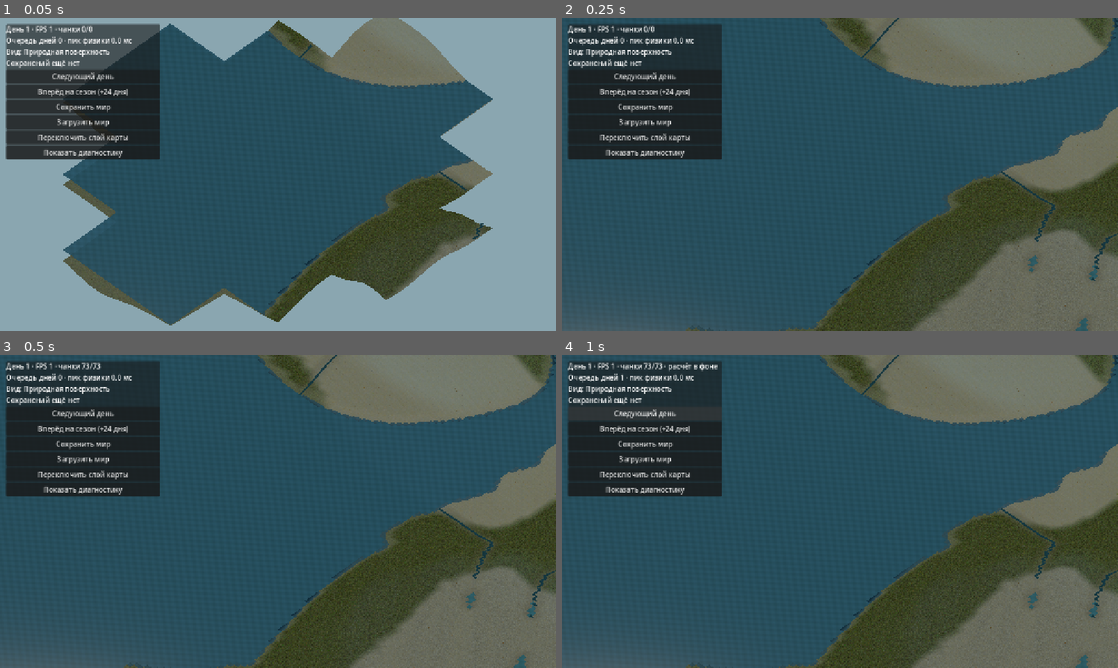
Above: before the commit, frames 1-4 (two rows, left to right).
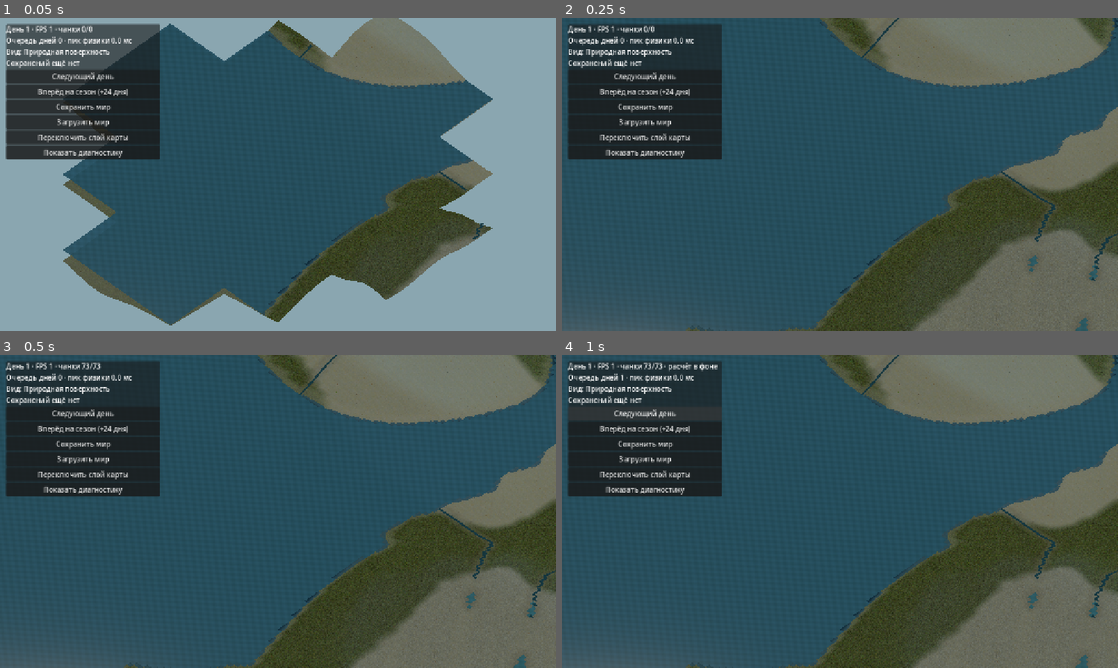
Above: after the commit, the same moments.

Repository: cyrox007/lands-and-ages
Game: Godot game, scene res://scenes/world.tscn
Same seed, same stepped clock (60 frames per second), same inputs: the game is played once before the commit and once after it.
Inputs:
- Up to frame 1 (0.05 s): no input
- Up to frame 2 (0.25 s): no input
- Up to frame 3 (0.5 s): no input
- Up to frame 4 (1 s): click "Следующий день" at 0.5 s

The runs differ from the first frame. In frame 1, 0.2% of the frame differs, in the area x 14-88%, y 1-98%; in frame 2, 0.5%, in the area x 46-100%, y 0-100%; in frame 3, 0.5%; in frame 4, 0.5%.

Commit message:
feat(world): этап 9.2 — макрофактура, мягкие переходы и нормали скал

Diff:
--- a/godot/scripts/world.gd
+++ b/godot/scripts/world.gd
@@ -191,6 +191,7 @@
 	_ground_material.set_shader_parameter("terrain_albedo", TerrainAlbedo)
 	_ground_material.set_shader_parameter("terrain_normal_roughness",
 		TerrainNormalRoughness)
+	_ground_material.set_shader_parameter("macro_strength", 1.0)
 	_debug_ground_material = StandardMaterial3D.new()
 	_debug_ground_material.vertex_color_use_as_albedo = true
 	_debug_ground_material.roughness = 1.0
@@ -408,6 +409,8 @@
 	var detail := _detail_for_zoom(_camera.size)
 	if _ground_material != null:
 		_ground_material.set_shader_parameter("detail_strength", detail)
+		# Дальние планы обходятся без дополнительного шума и изгиба UV.
+		_ground_material.set_shader_parameter("macro_strength", detail)
 	if _water_material != null:
 		_water_material.set_shader_parameter("ripple_strength", detail)
 
--- a/godot/shaders/natural_ground.gdshader
+++ b/godot/shaders/natural_ground.gdshader
@@ -1,16 +1,17 @@
 shader_type spatial;
 render_mode cull_disabled, diffuse_burley, specular_schlick_ggx;
 
-// Реальные фото-PBR карты хранятся в двух атласах из шести покрытий.
-// Маски смешивания приходят с общей физической вершины WorldMap.
+// Атласы CC0: по шесть PBR-покрытий. Веса берём из физической карты.
 uniform sampler2D terrain_albedo : source_color, filter_linear_mipmap_anisotropic, repeat_disable;
 uniform sampler2D terrain_normal_roughness : filter_linear_mipmap_anisotropic, repeat_disable;
 uniform float detail_strength : hint_range(0.0, 1.0) = 1.0;
+uniform float macro_strength : hint_range(0.0, 1.0) = 1.0;
 uniform float texture_density : hint_range(0.05, 2.0) = 0.35;
 
 varying vec3 ground_position;
 varying vec3 ground_world_normal;
 varying float ground_steepness;
+
 
 void vertex() {
 	ground_position = (MODEL_MATRIX * vec4(VERTEX, 1.0)).xyz;
@@ -18,87 +19,159 @@
 	ground_steepness = 1.0 - clamp(abs(NORMAL.y), 0.0, 1.0);
 }
 
+
 vec2 atlas_uv(vec2 world_uv, int material) {
-	// Тайлы 384px: 368px изображения и по 8px периодического бордюра.
+	// Берём только внутреннюю область с повторённым 8px бордюром.
 	vec2 tile = vec2(float(material % 3), float(material / 3));
 	vec2 local_uv = vec2(8.0 / 384.0) +
 		fract(world_uv * texture_density) * (368.0 / 384.0);
 	return (tile + local_uv) / vec2(3.0, 2.0);
 }
 
+
+float terrain_hash(vec2 cell) {
+	return fract(sin(dot(cell, vec2(127.1, 311.7))) * 43758.5453);
+}
+
+
+float terrain_noise(vec2 position) {
+	// Непрерывный шум в мировых координатах, независимый от чанка.
+	vec2 cell = floor(position);
+	vec2 blend = fract(position);
+	blend = blend * blend * (3.0 - 2.0 * blend);
+	float a = terrain_hash(cell);
+	float b = terrain_hash(cell + vec2(1.0, 0.0));
+	float c = terrain_hash(cell + vec2(0.0, 1.0));
+	float d = terrain_hash(cell + vec2(1.0, 1.0));
+	return mix(mix(a, b, blend.x), mix(c, d, blend.x), blend.y);
+}
+
+
+vec2 domain_warp(vec2 position, vec2 signal, float strength) {
+	// Сдвигаем координаты изображения плавно, а не случайно на границе тайла.
+	return position + (signal - vec2(0.5)) * (3.6 * strength);
+}
+
+
 void add_layer(int material, float influence, vec3 position, vec3 normal,
-		inout vec3 albedo_sum, inout vec3 packed_sum) {
+		inout vec3 albedo_sum, inout vec3 bump_sum,
+		inout float roughness_sum) {
 	if (influence < 0.008) {
 		return;
 	}
+
 	vec2 uv = atlas_uv(position.xz, material);
 	vec3 albedo = texture(terrain_albedo, uv).rgb;
 	vec3 packed = texture(terrain_normal_roughness, uv).rgb;
 
-	// Скалистые крутые грани не растягивают рисунок по горизонтальной UV.
+	// Нормаль XZ относится к мировым осям X/Z, не к неверной UV-тангенте.
+	vec3 bump = vec3(packed.r * 2.0 - 1.0, 0.0,
+		packed.g * 2.0 - 1.0);
+
+	// На крутых скалах проецируем и цвет, и нормали на три плоскости.
 	float cliff = smoothstep(0.30, 0.61, ground_steepness);
 	if (material == 3 && cliff > 0.005) {
 		vec3 tri = pow(abs(normal), vec3(5.0));
 		tri /= max(tri.x + tri.y + tri.z, 0.0001);
 		vec2 uv_x = atlas_uv(position.zy, material);
 		vec2 uv_z = atlas_uv(position.xy, material);
-		vec3 tri_albedo = texture(terrain_albedo, uv_x).rgb * tri.x +
-			albedo * tri.y +
-			texture(terrain_albedo, uv_z).rgb * tri.z;
-		vec3 tri_packed = texture(terrain_normal_roughness, uv_x).rgb * tri.x +
-			packed * tri.y +
-			texture(terrain_normal_roughness, uv_z).rgb * tri.z;
-		albedo = mix(albedo, tri_albedo, cliff);
-		packed = mix(packed, tri_packed, cliff);
+		vec3 color_x = texture(terrain_albedo, uv_x).rgb;
+		vec3 color_z = texture(terrain_albedo, uv_z).rgb;
+		vec3 packed_x = texture(terrain_normal_roughness, uv_x).rgb;
+		vec3 packed_z = texture(terrain_normal_roughness, uv_z).rgb;
+		vec3 normal_x = vec3(0.0, packed_x.g * 2.0 - 1.0,
+			packed_x.r * 2.0 - 1.0);
+		vec3 normal_z = vec3(packed_z.r * 2.0 - 1.0,
+			packed_z.g * 2.0 - 1.0, 0.0);
+		vec3 triplanar_normal = normal_x * tri.x +
+			bump * tri.y + normal_z * tri.z;
+		vec3 triplanar_albedo = color_x * tri.x +
+			albedo * tri.y + color_z * tri.z;
+		float triplanar_roughness = packed_x.b * tri.x +
+			packed.b * tri.y + packed_z.b * tri.z;
+		albedo = mix(albedo, triplanar_albedo, cliff);
+		bump = mix(bump, triplanar_normal, cliff);
+		packed.b = mix(packed.b, triplanar_roughness, cliff);
 	}
+
 	albedo_sum += albedo * influence;
-	packed_sum += packed * influence;
+	bump_sum += bump * influence;
+	roughness_sum += packed.b * influence;
 }
 
+
 void fragment() {
-	// COLOR.rgb остаётся природной подсказкой влажности/биома.
-	// COLOR.a = снег; UV = песок, скала; UV2 = почва, щебень.
+	// COLOR.a — снег, UV — песок/скала, UV2 — почва/щебень.
+	// Все исходные веса получены из Surface, WorldMap и Hydrology.
 	float snow = clamp(COLOR.a, 0.0, 1.0);
 	float sand = clamp(UV.x, 0.0, 1.0);
 	float rock = clamp(UV.y, 0.0, 1.0);
 	float soil = clamp(UV2.x, 0.0, 1.0);
 	float gravel = clamp(UV2.y, 0.0, 1.0);
 	float grass = max(0.0, 1.0 - snow - sand - rock - soil - gravel);
+
+	vec3 position = ground_position;
+	float macro = 0.5;
+	if (detail_strength > 0.01 && macro_strength > 0.01) {
+		vec2 signal = vec2(
+			terrain_noise(ground_position.xz * 0.057),
+			terrain_noise(ground_position.xz * 0.071 + vec2(23.1, 11.7)));
+		float amount = macro_strength * detail_strength;
+		vec2 warped = domain_warp(position.xz, signal, amount);
+		position.xz = warped;
+		position.y += (signal.x - 0.5) * 0.6 * amount;
+		macro = mix(signal.x, signal.y, 0.4);
+
+		// Разбиваем прямые переходы только там, где физические покрытия
+		// уже смешиваются. Чистый снег/камень остаётся своим материалом.
+		float maximum = max(max(max(grass, soil), max(sand, rock)),
+			max(gravel, snow));
+		float mixing = smoothstep(0.015, 0.45, 1.0 - maximum);
+		float variation = (macro - 0.5) * 1.5 * amount * mixing;
+		grass *= 1.0 + variation;
+		soil *= 1.0 - variation * 0.55;
+		sand *= 1.0 - variation * 0.7;
+		rock *= 1.0 + variation * 0.5;
+		gravel *= 1.0 - variation * 0.4;
+		snow *= 1.0 + variation * 0.2;
+	}
 	float sum = max(grass + soil + sand + rock + gravel + snow, 0.0001);
 
 	vec3 albedo_sum = vec3(0.0);
-	vec3 packed_sum = vec3(0.0);
-	add_layer(0, grass / sum, ground_position, ground_world_normal,
-		albedo_sum, packed_sum);
-	add_layer(1, soil / sum, ground_position, ground_world_normal,
-		albedo_sum, packed_sum);
-	add_layer(2, sand / sum, ground_position, ground_world_normal,
-		albedo_sum, packed_sum);
-	add_layer(3, rock / sum, ground_position, ground_world_normal,
-		albedo_sum, packed_sum);
-	add_layer(4, gravel / sum, ground_position, ground_world_normal,
-		albedo_sum, packed_sum);
-	add_layer(5, snow / sum, ground_position, ground_world_normal,
-		albedo_sum, packed_sum);
+	vec3 bump_sum = vec3(0.0);
+	float roughness_sum = 0.0;
+	add_layer(0, grass / sum, position, ground_world_normal,
+		albedo_sum, bump_sum, roughness_sum);
+	add_layer(1, soil / sum, position, ground_world_normal,
+		albedo_sum, bump_sum, roughness_sum);
+	add_layer(2, sand / sum, position, ground_world_normal,
+		albedo_sum, bump_sum, roughness_sum);
+	add_layer(3, rock / sum, position, ground_world_normal,
+		albedo_sum, bump_sum, roughness_sum);
+	add_layer(4, gravel / sum, position, ground_world_normal,
+		albedo_sum, bump_sum, roughness_sum);
+	add_layer(5, snow / sum, position, ground_world_normal,
+		albedo_sum, bump_sum, roughness_sum);
 
-	// Скалистая геологическая слоистость остаётся лишь слабой деталью.
+	// Небольшая геологическая слоистость на камнях, без смещения сетки.
 	float strata = 0.0;
 	if (detail_strength > 0.01) {
 		strata = sin(ground_position.y * 9.0 + ground_position.x * 0.42);
 	}
 	float cliff = smoothstep(0.25, 0.56, ground_steepness) * rock;
 	vec3 tint = clamp(COLOR.rgb / vec3(0.55), vec3(0.74), vec3(1.19));
+	float macro_tint = 1.0 + (macro - 0.5) * 0.12 *
+		macro_strength * detail_strength;
 	ALBEDO = clamp(albedo_sum * mix(vec3(1.0), tint, 0.17) *
-		(1.0 + strata * cliff * 0.016 * detail_strength),
+		(1.0 + strata * cliff * 0.016 * detail_strength) * macro_tint,
 		vec3(0.0), vec3(1.0));
-	ROUGHNESS = clamp(packed_sum.b, 0.25, 1.0);
+	ROUGHNESS = clamp(roughness_sum, 0.25, 1.0);
 	METALLIC = 0.0;
 
-	// Карта нормалей сообщает микрорельеф, но не деформирует сетку.
-	vec3 bump = vec3(packed_sum.r * 2.0 - 1.0, 0.0,
-		packed_sum.g * 2.0 - 1.0);
+	// Переносим касательную микрофактуру из мировых осей в видовую систему.
+	// Склон и физические нормали вершин остаются источником основной формы.
 	if (detail_strength > 0.01) {
-		NORMAL = normalize(NORMAL + mat3(VIEW_MATRIX) * bump *
+		NORMAL = normalize(NORMAL + mat3(VIEW_MATRIX) * bump_sum *
 			(0.30 * detail_strength * (1.0 - cliff * 0.4)));
 	}
 }
--- /dev/null
+++ b/godot/tests/world_pbr_macro_smoke.gd
@@ -0,0 +1,119 @@
+extends SceneTree
+## Этап 9.2: пространственное разнообразие PBR без швов и изменения физики.
+
+const Config = preload("res://scripts/world_config.gd")
+const WorldMap = preload("res://scripts/world_map.gd")
+const Hydro = preload("res://scripts/hydrology.gd")
+const Surface = preload("res://scripts/surface.gd")
+const Chunk = preload("res://scripts/chunk.gd")
+const View = preload("res://scripts/world.gd")
+const GroundShader = preload("res://shaders/natural_ground.gdshader")
+
+var failures: Array[String] = []
+
+
+func _check(ok: bool, reason: String) -> void:
+	if not ok:
+		failures.append(reason)
+
+
+func _check_shader() -> void:
+	var code: String = GroundShader.code
+	_check(code.contains("terrain_albedo") and
+		code.contains("terrain_normal_roughness"),
+		"Реальные цветовые и нормальные атласы сохранены")
+	_check(code.contains("terrain_noise") and
+		code.contains("domain_warp") and code.contains("ground_position.xz"),
+		"Сдвиг текстур зависит от непрерывных мировых координат")
+	_check(code.contains("float mixing") and
+		code.contains("float variation") and
+		code.contains("float maximum"),
+		"Границы смешивания изменяются только в переходных областях")
+	_check(code.contains("triplanar_normal") and
+		code.contains("triplanar_roughness") and
+		code.contains("normal_x") and code.contains("normal_z"),
+		"Трипланарная проекция переносит и микрорельеф, и шероховатость")
+	_check(code.contains("if (detail_strength >") and
+		code.contains("if (material == 3"),
+		"Дальние масштабы экономят вычисления, сложные проекции только у скал")
+	_check(not code.contains("VERTEX ="),
+		"Шейдер не деформирует физические вершины")
+
+
+func _check_adaptive_detail() -> void:
+	var scene := View.new()
+	scene._setup_materials()
+	var camera := Camera3D.new()
+	scene.add_child(camera)
+	scene._camera = camera
+
+	var previous := 2.0
+	for size in [16.0, 32.0, 66.0, 90.0, 105.0]:
+		camera.size = size
+		scene._update_material_detail()
+		var macro: float = scene._ground_material.get_shader_parameter(
+			"macro_strength")
+		var detail: float = scene._ground_material.get_shader_parameter(
+			"detail_strength")
+		_check(macro >= 0.0 and macro <= 1.0 and macro <= previous,
+			"Макродетализация постепенно отключается при отдалении")
+		_check(is_equal_approx(macro, detail),
+			"Цена шумового смешивания согласована с качеством рендера")
+		previous = macro
+	_check(is_equal_approx(previous, 0.0),
+		"На максимальном отдалении нет дорогостоящего макрошумa")
+	scene.free()
+
+
+func _check_chunk_seams() -> void:
+	var world := WorldMap.new(Config.new(64, 48, 1729, 16, 32))
+	var hydro := Hydro.new(world)
+	hydro.rebuild()
+	var surface := Surface.new(world, hydro)
+	surface.rebuild()
+	hydro.apply_rainfall_map(surface.runoff_map())
+
+	var before_world: Dictionary = world.to_data()
+	var before_surface: Dictionary = surface.to_snapshot()
+	var before_water: Dictionary = hydro.to_snapshot()
+
+	var left := Chunk.create_mesh(1, 1, 1, world, surface, 0, null, hydro)
+	var right := Chunk.create_mesh(2, 1, 1, world, surface, 0, null, hydro)
+	var a: Array = left.surface_get_arrays(0)
+	var b: Array = right.surface_get_arrays(0)
+
+	var shared := 0
+	for index in range(17):
+		var left_index := index * 17 + 16
+		var right_index := index * 17
+		_check(a[Mesh.ARRAY_VERTEX][left_index] ==
+			b[Mesh.ARRAY_VERTEX][right_index],
+			"Общие вершины рельефа остались одинаковыми")
+		_check(a[Mesh.ARRAY_COLOR][left_index].is_equal_approx(
+			b[Mesh.ARRAY_COLOR][right_index]) and
+			a[Mesh.ARRAY_TEX_UV][left_index].is_equal_approx(
+			b[Mesh.ARRAY_TEX_UV][right_index]) and
+			a[Mesh.ARRAY_TEX_UV2][left_index].is_equal_approx(
+			b[Mesh.ARRAY_TEX_UV2][right_index]),
+			"Все шесть масок на общей вершине совпадают")
+		shared += 1
+
+	_check(before_world == world.to_data() and
+		before_surface == surface.to_snapshot() and
+		before_water == hydro.to_snapshot(),
+		"Текстурное разнообразие не меняет физический мир")
+	print("Этап 9.2: сопоставлено ", shared,
+		" общих вершин, высоты и физические снимки неизменны")
+
+
+func _initialize() -> void:
+	_check_shader()
+	_check_adaptive_detail()
+	_check_chunk_seams()
+	if not failures.is_empty():
+		for reason in failures.slice(0, 20):
+			push_error("Этап 9.2: " + reason)
+		quit(1)
+		return
+	print("Этап 9.2: макрофактура, переходы, трипланарные скалы — успешно.")
+	quit(0)
Not shown, added: docs/WORLD-STAGE-9-2.md
